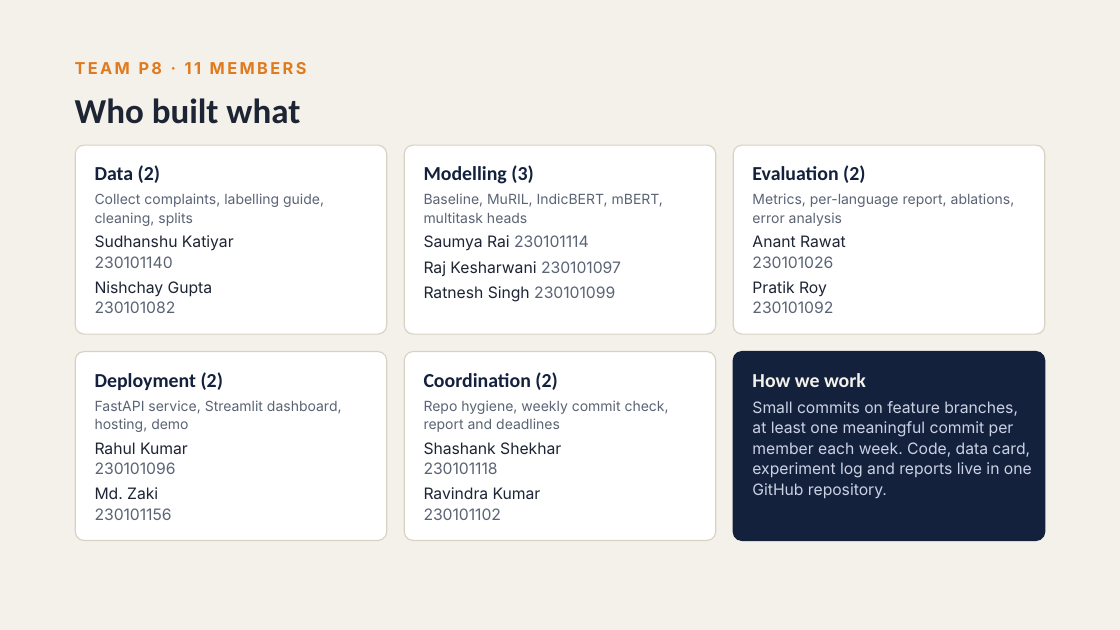
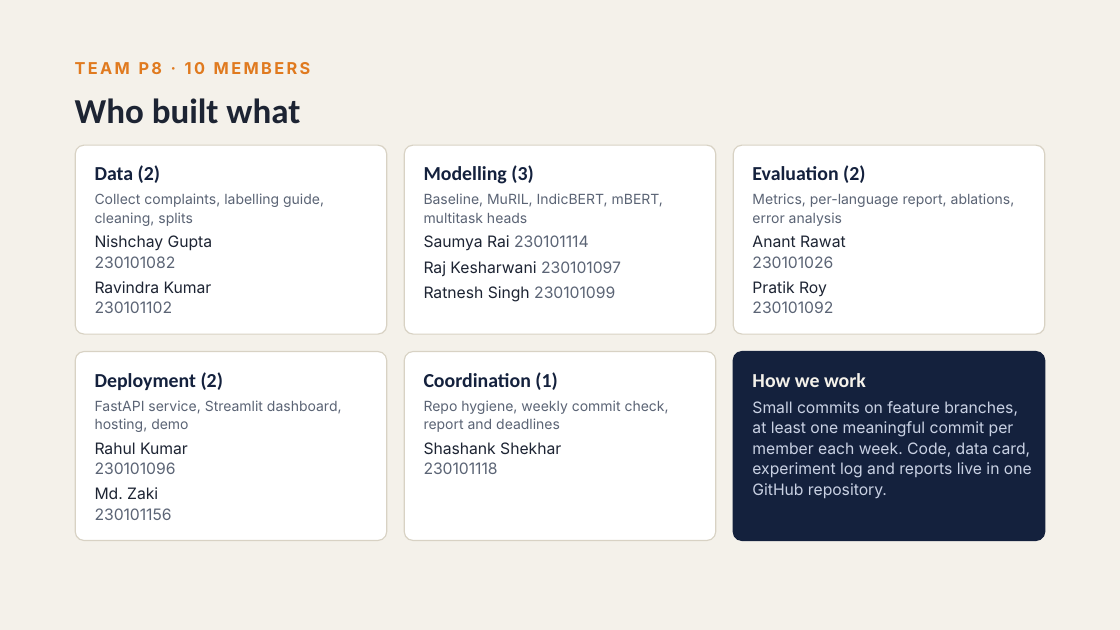
Before and after one commit to sam131725/public_grievenes, a slide deck: slide 2 of docs/slides/P8_Mid-term_Review.pptx. Drawn at 1120x630 pixels with LibreOffice and Linux fonts; fonts in the diff are those of the drawing. Boxes give left, top, right and bottom in pixels: in the first picture for what was removed or moved away, otherwise in the second. Text is boxed around its words. In the diff, an @@ line names an element or a change of style, - is before the commit and + after.

Commit message:
Update team list in deck

```diff
--- a/docs/slides/P8_Mid-term_Review.pptx
+++ b/docs/slides/P8_Mid-term_Review.pptx
@@ text at box(75, 62, 311, 74): text changed @@
-TEAM P8 · 11 MEMBERS
+TEAM P8 · 10 MEMBERS
@@ text "Nishchay Gupta": place and size @@
-text "Nishchay Gupta" at box(95, 281, 213, 313)
+text "Nishchay Gupta" at box(95, 235, 213, 268)
@@ text removed at box(95, 235, 234, 268) @@
-Sudhanshu Katiyar
-230101140
@@ text "Ravindra Kumar": place and size @@
-text "Ravindra Kumar" at box(424, 487, 541, 520)
+text "Ravindra Kumar" at box(95, 281, 212, 313)
@@ text at box(424, 372, 557, 390): text changed @@
-Coordination (2)
+Coordination (1)
```
Also in this commit, not shown: 1 other slide changed.
